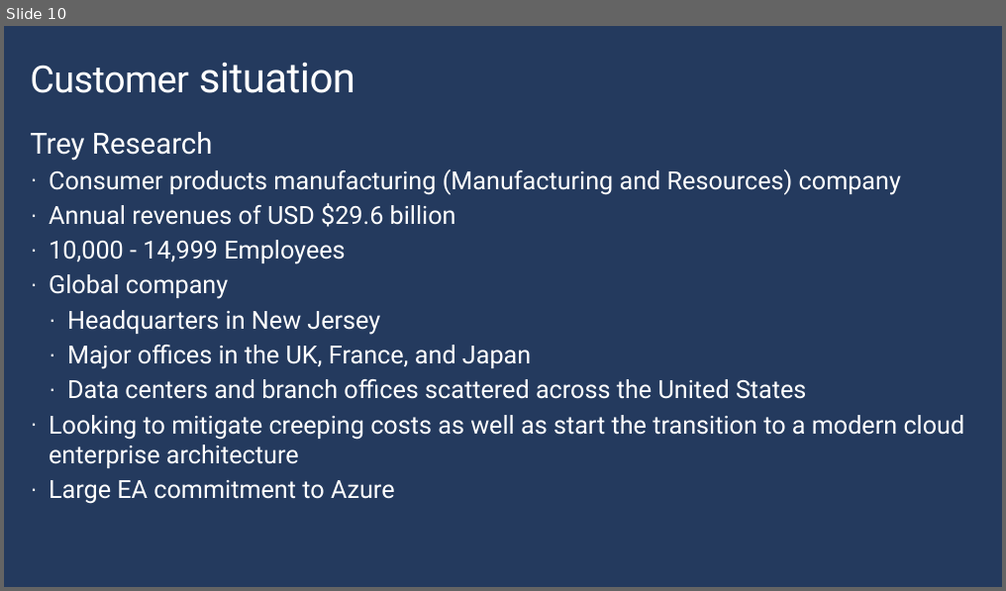
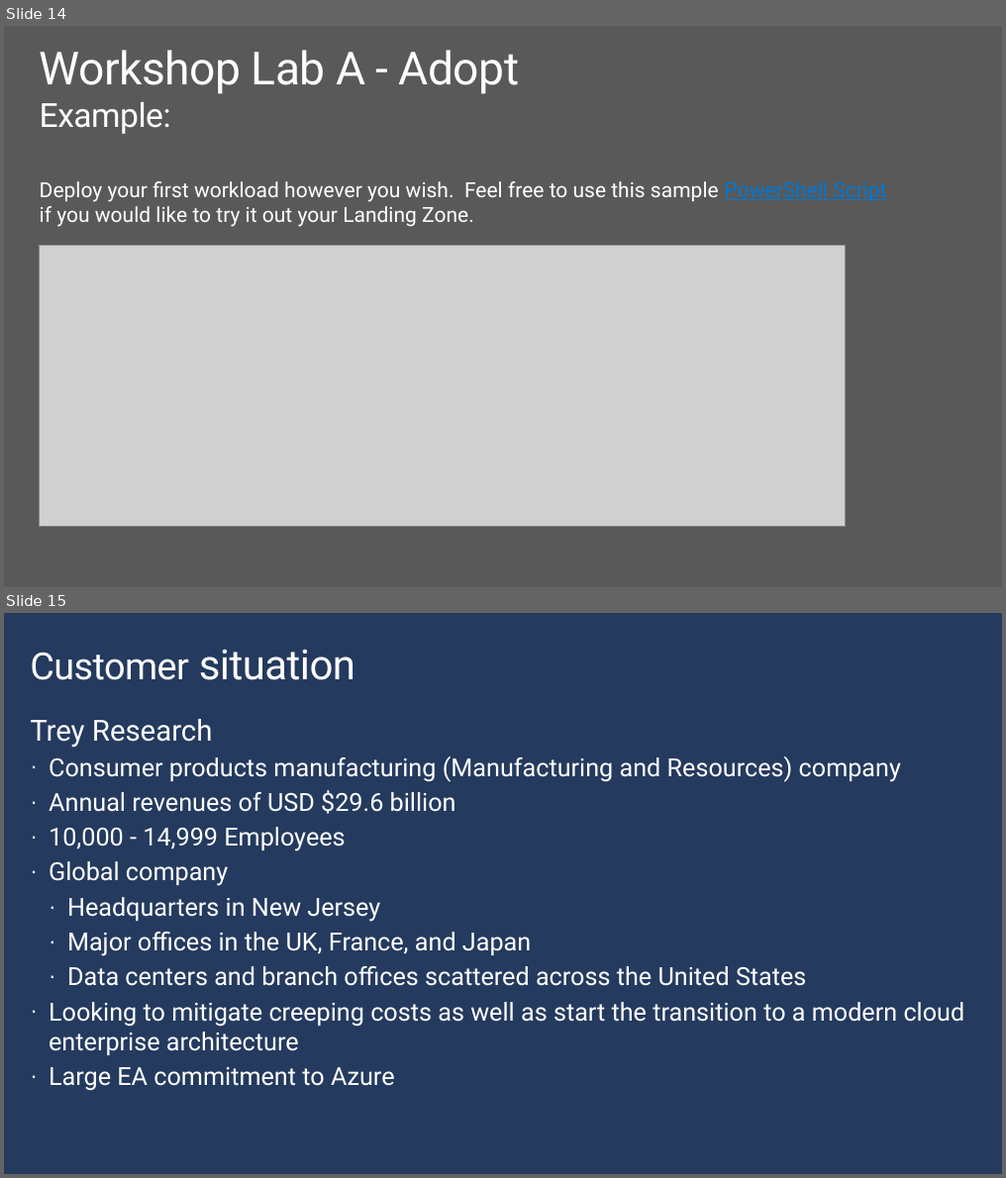
Before and after one commit to rkuehfus/CAFWorkshop, a slide deck: Student/Guides/CAF Workshop Labs.pptx. Shown one above the other, each under a label of ours: slide 10 before the commit, slides 14 and 15 after it. The pictures are 1006x591 and 1006x1178 pixels, drawn with LibreOffice and Linux fonts; fonts in the diff are those of the drawing; grey boxes stand for pictures; background and template pictures are left out. Boxes give left, top, right and bottom in pixels: in the first picture for what was removed or moved away, otherwise in the second. Text is boxed around its words. In the diff, an @@ line names an element or a change of style, - is before the commit and + after.

```diff
--- a/Student/Guides/CAF Workshop Labs.pptx
+++ b/Student/Guides/CAF Workshop Labs.pptx
@@ slide 14 added at [4, 26, 1002, 587], background #595959 @@
@@ title added at [40, 50, 519, 134], 44 pt, text #FFFFFF @@
+Workshop Lab A - Adopt
+Example:
@@ text added at [40, 181, 886, 227], 20 pt, text #FFFFFF @@
+Deploy your first workload however you wish. Feel free to use this sample PowerShell Script if you would like to try it out your Landing Zone.
@@ picture added at [40, 246, 845, 527] @@
@@ what was slide 10 is now slide 15 @@
```
Also in this commit, not shown: 2 slides changed, 4 other slides added.
